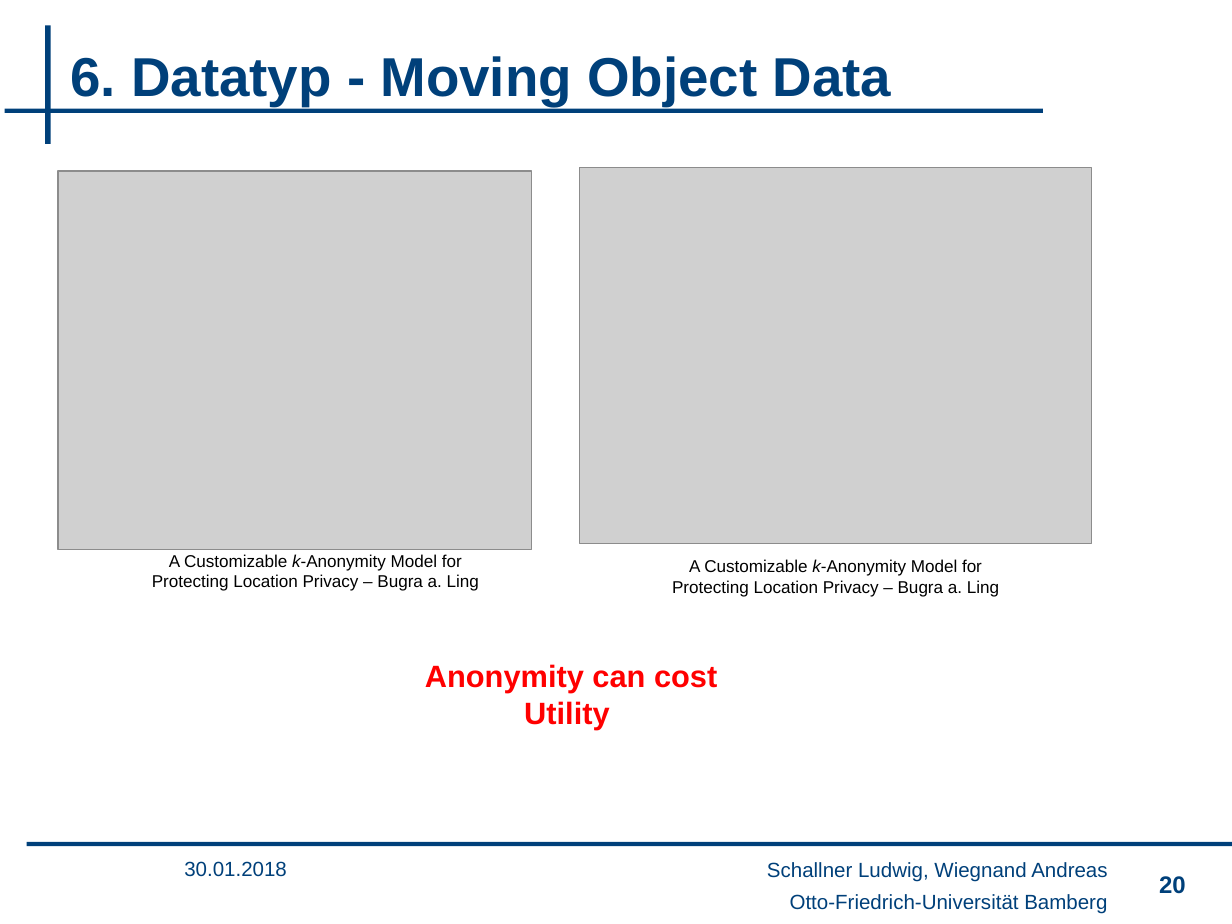
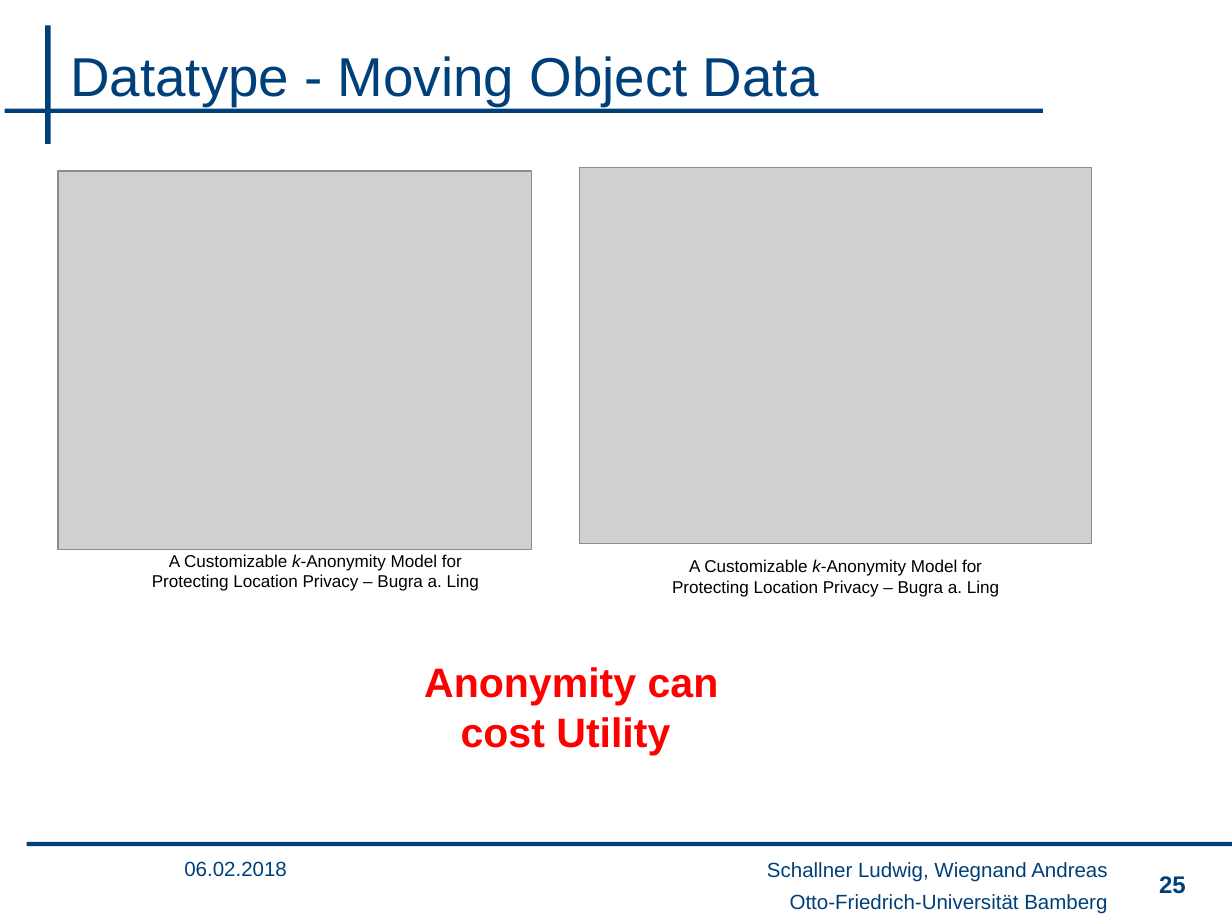
Before and after one commit to wsgan001/PSI-MSem, a slide deck: slide 25 of presentation/sicherheits_final_anV3.pptx (slide 20 before the commit). Drawn at 1232x924 pixels with LibreOffice and Linux fonts; fonts in the diff are those of the drawing; grey boxes stand for pictures; background and template pictures are left out. Boxes give left, top, right and bottom in pixels: in the first picture for what was removed or moved away, otherwise in the second. Text is boxed around its words. In the diff, an @@ line names an element or a change of style, - is before the commit and + after.

```diff
--- a/presentation/sicherheits_final_anV3.pptx
+++ b/presentation/sicherheits_final_anV3.pptx
@@ title at [70,56,819,106]: text changed; bold off @@
-6. Datatyp - Moving Object Data
+Datatype - Moving Object Data
@@ text "Anonymity can cost Utility" at [424,667,719,755]: size 18 to 24 pt @@
@@ text at [184,861,287,877]: text changed @@
-30.01.2018
+06.02.2018
@@ page number at [1159,876,1186,894]: text changed @@
-20
+25
```
Also in this commit, not shown: 20 other slides changed, 6 slides added.
